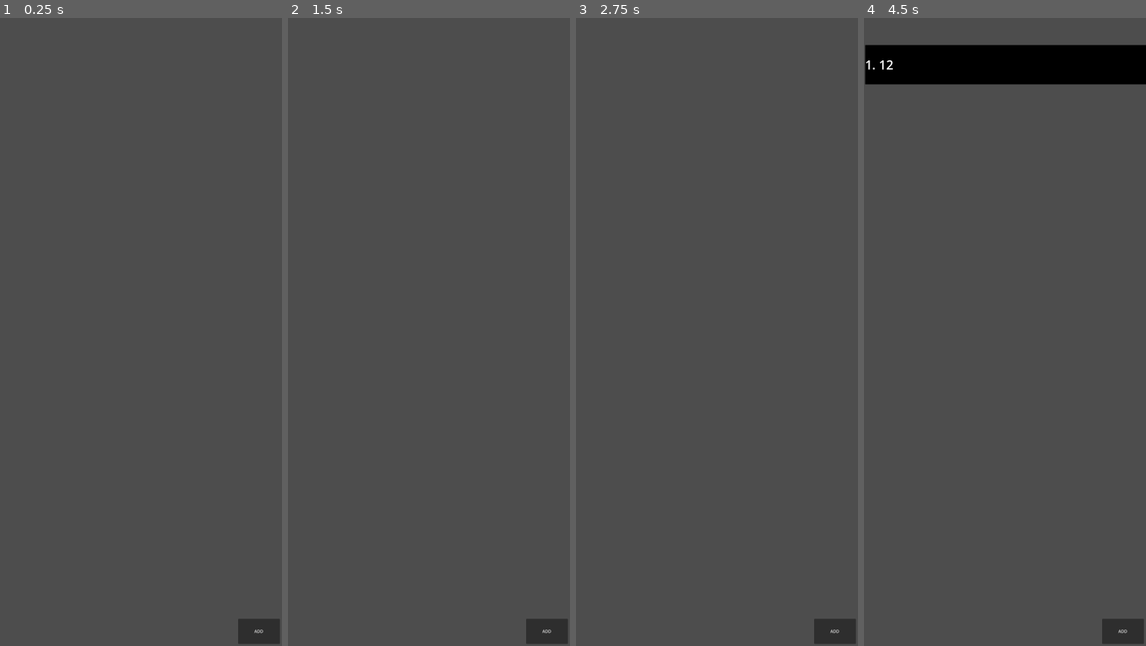
Above: before the commit, frames 1-4 (left to right).
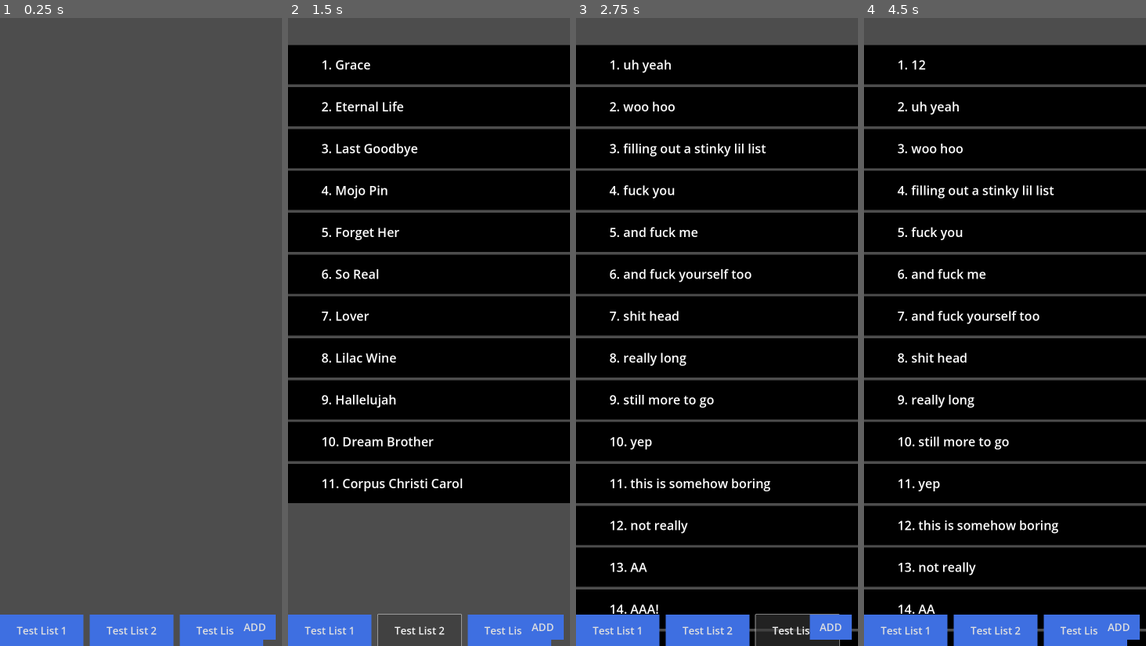
Above: after the commit, the same moments.

Repository: POtOSoftware/rankmanplusplus
Game: Godot game, scene res://Scenes/ListScene/ListScene.tscn
The game is run twice, just before and just after one commit, with the same random seed, the same clock (stepped at 60 frames per second) and the same inputs.
Inputs (mouse positions are in pixels of both pictures, inside the frame that each line leads up to):
- Up to frame 1 (0.25 s): no input
- Up to frame 2 (1.5 s): click (330, 633) at 0.5 s, where only the run after the commit has a clickable "Test List 1"; click (420, 633) at 1.25 s, where only the run after the commit has a clickable "Test List 2"
- Up to frame 3 (2.75 s): click (798, 633) at 2 s, where only the run after the commit has a clickable "Test List 3"
- Up to frame 4 (4.5 s): click "ADD" at 2.75 s; click (1005, 112) at 3.52 s; type "12" at 3.6 s; click "Add To Start" at 4.25 s

The runs differ from the first frame. In frame 1, 4.7% of the frame differs, in the area x 0-100%, y 95-100%; in frame 2, 73%; in frame 3, 91%, in the area x 0-100%, y 4-100%; in frame 4, 85%.

Commit message:
automagically reorder the array after dragging

Diff:
--- a/Global/AppManager.gd
+++ b/Global/AppManager.gd
@@ -24,6 +24,7 @@
 	get_tree().get_root().add_child(ListInputInstance)
 
 func set_main_list(_new_list: Array):
+	main_list_backup = main_list
 	main_list = _new_list
 
 func add_to_start(_input_item: String):
--- a/Prefabs/ListItem/ListItem.tscn
+++ b/Prefabs/ListItem/ListItem.tscn
@@ -9,7 +9,9 @@
 anchor_right = 1.0
 offset_bottom = 150.0
 grow_horizontal = 2
+mouse_filter = 1
 script = ExtResource("1_rrwu2")
+metadata/_edit_group_ = true
 
 [node name="ColorRect" type="ColorRect" parent="."]
 layout_mode = 1
@@ -18,6 +20,7 @@
 anchor_bottom = 1.0
 grow_horizontal = 2
 grow_vertical = 2
+mouse_filter = 1
 color = Color(0, 0, 0, 1)
 
 [node name="Label" type="Label" parent="."]
@@ -25,8 +28,10 @@
 anchors_preset = 15
 anchor_right = 1.0
 anchor_bottom = 1.0
+offset_left = 128.0
 grow_horizontal = 2
 grow_vertical = 2
+mouse_filter = 1
 theme_override_font_sizes/font_size = 48
 text = "X. ITEM"
 vertical_alignment = 1
--- a/Scenes/ListScene/ListScene.tscn
+++ b/Scenes/ListScene/ListScene.tscn
@@ -1,6 +1,8 @@
-[gd_scene load_steps=2 format=3 uid="uid://drw6ofdyux43w"]
+[gd_scene load_steps=4 format=3 uid="uid://drw6ofdyux43w"]
 
 [ext_resource type="Script" uid="uid://eyepgr14oxms" path="res://Scenes/ListScene/list_scene.gd" id="1_e60dm"]
+[ext_resource type="Theme" uid="uid://b288c5n3b1ipm" path="res://MainUITheme.tres" id="1_m5n2d"]
+[ext_resource type="Script" uid="uid://dcfmk7jj68fsr" path="res://addons/ReorderableContainer/reorderable_vbox.gd" id="3_yl3w1"]
 
 [node name="ListScene" type="Control"]
 layout_mode = 3
@@ -9,27 +11,32 @@
 anchor_bottom = 1.0
 grow_horizontal = 2
 grow_vertical = 2
+theme = ExtResource("1_m5n2d")
 script = ExtResource("1_e60dm")
 
 [node name="ScrollContainer" type="ScrollContainer" parent="."]
+clip_contents = false
 layout_mode = 1
 anchors_preset = 15
 anchor_right = 1.0
 anchor_bottom = 1.0
-offset_left = 64.0
 offset_top = 104.0
-offset_right = -56.0
-offset_bottom = -120.0
+offset_bottom = -288.0
 grow_horizontal = 2
 grow_vertical = 2
+follow_focus = true
 horizontal_scroll_mode = 0
+vertical_scroll_mode = 3
 
-[node name="VBoxContainer" type="VBoxContainer" parent="ScrollContainer"]
+[node name="VBoxContainer" type="Container" parent="ScrollContainer" node_paths=PackedStringArray("scroll_container")]
+process_mode = 1
 layout_mode = 2
-theme_override_constants/separation = 10
+script = ExtResource("3_yl3w1")
+is_vertical = true
+scroll_container = NodePath("..")
+metadata/_custom_type_script = "uid://dcfmk7jj68fsr"
 
 [node name="TestLists" type="Control" parent="."]
-visible = false
 anchors_preset = 0
 offset_right = 40.0
 offset_bottom = 40.0
@@ -66,14 +73,16 @@
 anchor_top = 1.0
 anchor_right = 1.0
 anchor_bottom = 1.0
-offset_left = -168.0
-offset_top = -104.0
-offset_right = -8.0
-offset_bottom = -8.0
+offset_left = -184.0
+offset_top = -120.0
+offset_right = -24.0
+offset_bottom = -24.0
 grow_horizontal = 0
 grow_vertical = 0
 text = "ADD"
 
+[connection signal="reordered" from="ScrollContainer/VBoxContainer" to="." method="_on_v_box_container_reordered"]
+[connection signal="sort_children" from="ScrollContainer/VBoxContainer" to="ScrollContainer/VBoxContainer" method="_on_sort_children"]
 [connection signal="pressed" from="TestLists/Test1" to="." method="_on_test_1_pressed"]
 [connection signal="pressed" from="TestLists/Test2" to="." method="_on_test_2_pressed"]
 [connection signal="pressed" from="TestLists/Test3" to="." method="_on_test_3_pressed"]
--- a/Scenes/ListScene/list_scene.gd
+++ b/Scenes/ListScene/list_scene.gd
@@ -4,7 +4,7 @@
 
 var test_list: Array = ["item one", "item two", "item three", "item four"]
 var test_two: Array = ["Grace", "Eternal Life", "Last Goodbye", "Mojo Pin", "Forget Her", "So Real", "Lover", "Lilac Wine", "Hallelujah", "Dream Brother", "Corpus Christi Carol"]
-var test_three: Array = ["uh yeah", "woo hoo", "filling out a stinky lil list", "fuck you", "and fuck me", "and fuck yourself too", "shit head"]
+var test_three: Array = ["uh yeah", "woo hoo", "filling out a stinky lil list", "fuck you", "and fuck me", "and fuck yourself too", "shit head", "really long", "still more to go", "yep", "this is somehow boring", "not really", "AA", "AAA!", "nyaa~", "mrrp", "meoww~ :3", "mrrow", "the end!"]
 
 func _ready() -> void:
 	AppManager.list_container = list_container
@@ -40,3 +40,16 @@
 
 func _on_add_button_pressed() -> void:
 	AppManager.create_list_item_input()
+
+func _on_v_box_container_reordered(from: int, to: int) -> void:
+	var _main_list_copy: Array = AppManager.main_list
+	var _item_to_move: String = _main_list_copy[from]
+	print("MOVING ITEM " + _item_to_move)
+
+	_main_list_copy.remove_at(from)
+	_main_list_copy.insert(to, _item_to_move)
+
+	print(_main_list_copy)
+
+	AppManager.set_main_list(_main_list_copy)
+	refresh_display()
